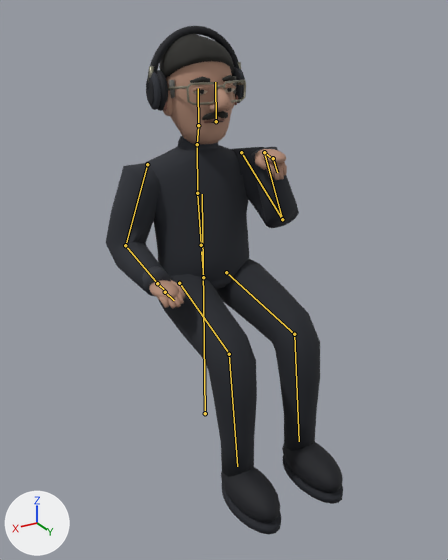
Before and after pictures for a commit that changed the glTF model assets/models3d/characters/vern/vern.glb.
Rendered twice from a 50 mm camera at (1.08, 1.955, 1.583) aimed at (0.055, 0.247, 0.729). The axes (+X, +Y, +Z) are drawn at lower left. The lights are the same throughout. The picture after the commit comes second. Both versions are drawn at frame 49 of the action 'smoking'; the numbers are the values there. The bones that change, and the others that lie on the model, are drawn over the model as lines.

In view in the first picture: 'VernMesh'.
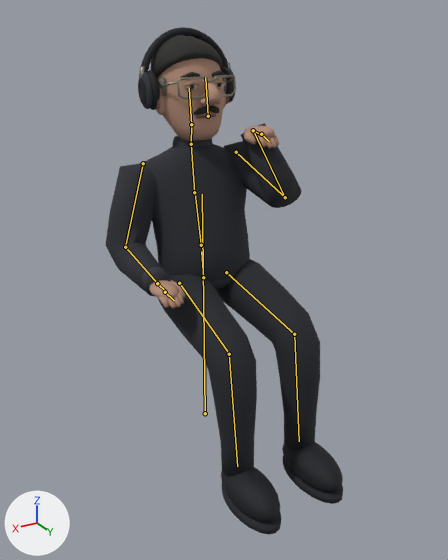
What the commit changed:
Bone 'spine' (bone_spine) turns from (-1, 0, 0) to (6, 0, 0) degrees about its own x, y and z.
Bone 'forearm.L' (bone_forearm_l) turns from (69, -35, 23) to (64, -34, 23) degrees about its own x, y and z.
Bone 'upper_arm.R' (bone_upper_arm_r) turns from (20, -2, -49) to (32, 3, -58) degrees about its own x, y and z.
Bone 'forearm.R' (bone_forearm_r) turns from (124, 57, -20) to (119, 57, -24) degrees about its own x, y and z.
Bone 'hand.R' (bone_hand_r) turns from (-93, 24, 30) to (-105, 31, 31) degrees about its own x, y and z.
Bone 'grip.R' (bone_grip_r) turns from (-37, -1, 6) to (-11, -1, 2) degrees about its own x, y and z.

Pixel boxes [x1, y1, x2, y2] of what changed, in the pictures (448 x 560 px):
'VernMesh', posed
    before: [106, 26, 343, 535]
    after: [105, 27, 343, 535]
bone 'spine', root to tip
    before: (201, 245) to (197, 193)
    after: (201, 245) to (195, 193)
bone 'forearm.L', root to tip
    before: (125, 245) to (158, 284)
    after: (125, 247) to (158, 284)
bone 'upper_arm.R', root to tip
    before: (241, 152) to (281, 217)
    after: (236, 152) to (283, 195)
bone 'forearm.R', root to tip
    before: (282, 219) to (264, 151)
    after: (285, 197) to (252, 129)
bone 'hand.R', root to tip
    before: (264, 152) to (272, 158)
    after: (253, 130) to (261, 134)
bone 'grip.R', root to tip
    before: (273, 158) to (277, 172)
    after: (261, 134) to (269, 141)
